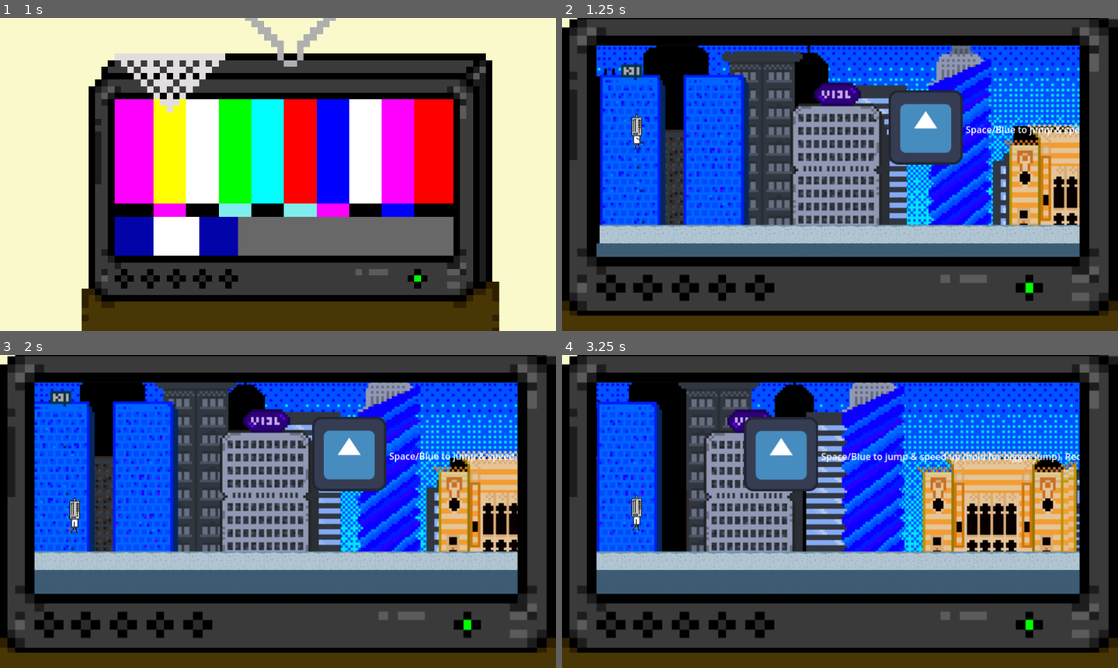
Above: before the commit, frames 1-4 (two rows, left to right).
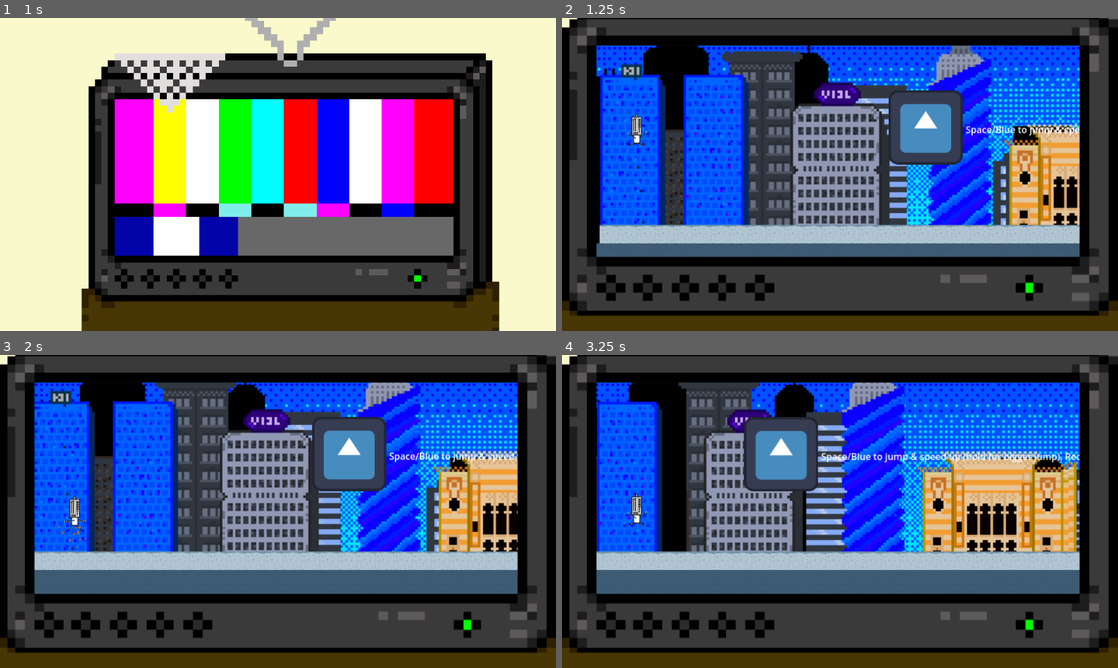
Above: after the commit, the same moments.

Repository: JosipRados01/retro-runner
Game: Godot game, scene res://loading_screen.tscn
Two runs of this game, one before a commit and one after it. Both use one fixed random seed, a clock stepped at 60 frames per second and the inputs below. The engine's default icon, where the game draws it, is replaced by a stand-in: a white triangle on a blue panel in a dark square.
Inputs:
- Up to frame 1 (1 s): hold Down (stomp) from 0.53 s (still down); tap Space (jump) at 0.77, 0.8 s
- Up to frame 2 (1.25 s): keep holding Down (stomp); tap Space (jump) at 1.07 s
- Up to frame 3 (2 s): release Down (stomp) at 1.28 s; tap Space (jump) at 1.35, 1.52, 1.82 s; tap Down (stomp) at 1.55 s
- Up to frame 4 (3.25 s): hold Down (stomp) 2.03-2.78 s; tap Space (jump) at 2.3, 3.02 s; tap Down (stomp) at 2.85 s

Frame 1 is identical in both runs. In frame 2, 0.1% of the frame differs, in the area x 11-16%, y 30-42%; in frame 3, 0.2%, in the area x 8-16%, y 44-63%; in frame 4, 0.1%.

Commit message:
Jump animation and effects

Diff:
--- a/bounce_enemy.gd
+++ b/bounce_enemy.gd
@@ -17,6 +17,9 @@
 		$DuckNormal.visible = false
 		$DuckSquished.visible = true
 
+		# Trigger splash particles
+		%splash.emitting = true
+
 		# Trigger screenshake for stomp
 		if player.has_method("trigger_stomp_shake"):
 			player.trigger_stomp_shake()
--- a/enemy.tscn
+++ b/enemy.tscn
@@ -8,6 +8,9 @@
 
 [sub_resource type="CircleShape2D" id="CircleShape2D_qi2p4"]
 radius = 18.0278
+
+[sub_resource type="Gradient" id="Gradient_epg4t"]
+colors = PackedColorArray(0, 0, 0.937255, 1, 1, 1, 1, 1)
 
 [node name="enemy" type="Area2D"]
 collision_layer = 0
@@ -28,6 +31,25 @@
 position = Vector2(0, 16)
 texture = ExtResource("1_7k104")
 
+[node name="splash" type="CPUParticles2D" parent="."]
+unique_name_in_owner = true
+position = Vector2(-1, 32)
+emitting = false
+amount = 80
+lifetime = 0.93
+one_shot = true
+explosiveness = 0.9
+emission_shape = 3
+emission_rect_extents = Vector2(20, 1)
+direction = Vector2(0.1, -1)
+spread = 26.24
+initial_velocity_min = 540.42
+initial_velocity_max = 540.42
+scale_amount_min = 2.0
+scale_amount_max = 3.0
+color = Color(0.14902, 0.694118, 1, 1)
+color_initial_ramp = SubResource("Gradient_epg4t")
+
 [node name="DuckNormal" type="Sprite2D" parent="."]
 texture_filter = 1
 position = Vector2(0, 15)
--- a/player.gd
+++ b/player.gd
@@ -39,12 +39,19 @@
 func _ready() -> void:
 	%animation.play()
 
-	# Initially hide stomp elements and show normal elements
+	# Initially hide stomp elements and jump animation, show normal elements
 	if has_node("stomp_sprite"):
 		$stomp_sprite.visible = false
 	if has_node("stomp_collision"):
 		$stomp_collision.disabled = true
 
+	# Initially hide jump animation
+	%jumpAnimation.visible = false
+
+	# Initialize run particles (should start disabled)
+	if has_node("runParticle"):
+		$runParticle.emitting = false
+
 	# Ensure normal collision is enabled initially
 	if has_node("CollisionShape2D"):
 		$CollisionShape2D.disabled = false
@@ -81,6 +88,9 @@
 			gravity_multiplier = FAST_FALL_MULTIPLIER
 
 		velocity += get_gravity() * gravity_multiplier * delta
+
+	# Update animation state
+	update_animation_state()
 
 	# Handle movement
 	var direction := 0.0
@@ -110,6 +120,9 @@
 	else:
 		velocity.x = move_toward(velocity.x, 0, SPEED)
 
+	# Handle run particles
+	handle_run_particles()
+
 	move_and_slide()
 
 func handle_jump(delta: float) -> void:
@@ -155,7 +168,6 @@
 		# Stop stomping when landing
 		if is_stomping:
 			is_stomping = false
-			show_stomp_elements(false)
 
 func update_coyote_time(delta: float) -> void:
 	# Track if we were on floor last frame
@@ -235,27 +247,35 @@
 	# Start stomping
 	if should_stomp and not is_stomping:
 		is_stomping = true
-		show_stomp_elements(true)
 		print("Started stomping")
 
 	# Stop stomping when landing or releasing stomp key
 	elif is_stomping and (is_on_floor() or not Input.is_action_pressed("stomp")):
 		is_stomping = false
-		show_stomp_elements(false)
 		print("Stopped stomping")
 
-func show_stomp_elements(show: bool):
-	if show:
-		# Show stomp elements, hide normal elements
-		%StompSprite.visible = true
-		$StompCollisionShape.disabled = false
-		%animation.visible = false
-		$regularCollisionShape.disabled = true
-	else:
-		%StompSprite.visible = false
-		$StompCollisionShape.disabled = true
-		%animation.visible = true
-		$regularCollisionShape.disabled = false
+func update_animation_state():
+	# Determine which animation should be active based on player state
+	var should_show_stomp = is_stomping
+	var should_show_jump = not is_on_floor() and not is_stomping
+	var should_show_running = is_on_floor() and not is_stomping
+
+	# Update stomp animation
+	%StompSprite.visible = should_show_stomp
+	$StompCollisionShape.disabled = not should_show_stomp
+
+	# Update jump animation
+	%jumpAnimation.visible = should_show_jump
+	if should_show_jump and not %jumpAnimation.is_playing():
+		%jumpAnimation.play()
+
+	# Update running animation
+	%animation.visible = should_show_running
+	if should_show_running and not %animation.is_playing():
+		%animation.play()
+
+	# Update collision shape - use stomp collision when stomping, regular otherwise
+	$regularCollisionShape.disabled = should_show_stomp
 
 func add_screenshake(intensity: float, duration: float):
 	# Add screenshake effect
@@ -286,3 +306,20 @@
 func trigger_stomp_shake():
 	# Trigger screenshake for enemy stomp
 	add_screenshake(5.0, 0.2)  # Stronger shake for stomp
+
+func handle_run_particles():
+	# Handle run particles - emit while holding jump input (speed boost)
+	var should_emit_run_particles = Input.is_action_pressed("jump")
+
+	if has_node("runParticle"):
+		var run_particle = $runParticle
+
+		# Start emitting particles when conditions are met
+		if should_emit_run_particles and not run_particle.emitting:
+			run_particle.emitting = true
+			print("Started run particles")
+
+		# Stop emitting particles when conditions are no longer met
+		elif not should_emit_run_particles and run_particle.emitting:
+			run_particle.emitting = false
+			print("Stopped run particles")
--- a/player.tscn
+++ b/player.tscn
@@ -1,14 +1,19 @@
-[gd_scene load_steps=12 format=3 uid="uid://ckt8gji3nlcye"]
+[gd_scene load_steps=18 format=3 uid="uid://ckt8gji3nlcye"]
 
 [ext_resource type="Script" uid="uid://8xa6rga0cc7l" path="res://player.gd" id="1_onrkg"]
 [ext_resource type="Texture2D" uid="uid://ccckng3vrfels" path="res://img/player_idle.png" id="2_onrkg"]
 [ext_resource type="Texture2D" uid="uid://67af4hi0b48l" path="res://img/spritesheet.png" id="3_i3pqv"]
+[ext_resource type="Texture2D" uid="uid://bes6616j05uml" path="res://img/jupm_spritesheet.png" id="4_hqtel"]
 
 [sub_resource type="RectangleShape2D" id="RectangleShape2D_i3pqv"]
 size = Vector2(60, 62)
 
 [sub_resource type="RectangleShape2D" id="RectangleShape2D_hqtel"]
 size = Vector2(24, 64)
+
+[sub_resource type="Gradient" id="Gradient_i3pqv"]
+offsets = PackedFloat32Array(0, 0.189573, 0.290284)
+colors = PackedColorArray(0.811765, 0.564706, 0, 1, 0.780392, 0.603922, 0, 1, 0.745098, 0.65098, 0, 0.145098)
 
 [sub_resource type="AtlasTexture" id="AtlasTexture_hqtel"]
 atlas = ExtResource("3_i3pqv")
@@ -46,9 +51,41 @@
 "speed": 6.0
 }]
 
-[sub_resource type="Gradient" id="Gradient_i3pqv"]
-offsets = PackedFloat32Array(0, 0.189573, 0.290284)
-colors = PackedColorArray(0.811765, 0.564706, 0, 1, 0.780392, 0.603922, 0, 1, 0.745098, 0.65098, 0, 0.145098)
+[sub_resource type="AtlasTexture" id="AtlasTexture_dw050"]
+atlas = ExtResource("4_hqtel")
+region = Rect2(0, 0, 64, 64)
+
+[sub_resource type="AtlasTexture" id="AtlasTexture_b26j0"]
+atlas = ExtResource("4_hqtel")
+region = Rect2(64, 0, 64, 64)
+
+[sub_resource type="AtlasTexture" id="AtlasTexture_n7ghd"]
+atlas = ExtResource("4_hqtel")
+region = Rect2(128, 0, 64, 64)
+
+[sub_resource type="AtlasTexture" id="AtlasTexture_nvl01"]
+atlas = ExtResource("4_hqtel")
+region = Rect2(192, 0, 64, 64)
+
+[sub_resource type="SpriteFrames" id="SpriteFrames_ivps1"]
+animations = [{
+"frames": [{
+"duration": 1.0,
+"texture": SubResource("AtlasTexture_dw050")
+}, {
+"duration": 1.0,
+"texture": SubResource("AtlasTexture_b26j0")
+}, {
+"duration": 1.0,
+"texture": SubResource("AtlasTexture_n7ghd")
+}, {
+"duration": 1.0,
+"texture": SubResource("AtlasTexture_nvl01")
+}],
+"loop": true,
+"name": &"default",
+"speed": 4.0
+}]
 
 [node name="player" type="CharacterBody2D"]
 collision_mask = 2
@@ -69,14 +106,8 @@
 position = Vector2(0, -32)
 texture = ExtResource("2_onrkg")
 
-[node name="animation" type="AnimatedSprite2D" parent="."]
-unique_name_in_owner = true
-position = Vector2(0, -31)
-sprite_frames = SubResource("SpriteFrames_dw050")
-frame_progress = 0.172846
-
 [node name="JumpParticle" type="CPUParticles2D" parent="."]
-position = Vector2(-7, -21)
+position = Vector2(-2, -18)
 emitting = false
 amount = 30
 lifetime = 0.45
@@ -84,9 +115,38 @@
 explosiveness = 0.25
 emission_shape = 1
 emission_sphere_radius = 5.0
-direction = Vector2(-20, 20)
+direction = Vector2(10, 20)
 initial_velocity_min = 123.41
 initial_velocity_max = 275.14
-scale_amount_max = 2.0
+scale_amount_min = 2.0
+scale_amount_max = 4.0
 color = Color(1, 0.713726, 0, 1)
 color_ramp = SubResource("Gradient_i3pqv")
+
+[node name="runParticle" type="CPUParticles2D" parent="."]
+position = Vector2(-2, -18)
+emitting = false
+amount = 50
+lifetime = 0.45
+emission_shape = 1
+emission_sphere_radius = 5.0
+direction = Vector2(-30, 0)
+gravity = Vector2(0, 280)
+initial_velocity_min = 123.41
+initial_velocity_max = 275.14
+scale_amount_min = 2.0
+scale_amount_max = 4.0
+color = Color(1, 0.713726, 0, 1)
+color_ramp = SubResource("Gradient_i3pqv")
+
+[node name="animation" type="AnimatedSprite2D" parent="."]
+unique_name_in_owner = true
+position = Vector2(0, -31)
+sprite_frames = SubResource("SpriteFrames_dw050")
+frame_progress = 0.172846
+
+[node name="jumpAnimation" type="AnimatedSprite2D" parent="."]
+unique_name_in_owner = true
+visible = false
+position = Vector2(0, -34)
+sprite_frames = SubResource("SpriteFrames_ivps1")
Not shown: 1 places in enemy.tscn that only renumber resources
Binary file added: img/jupm_spritesheet.png
Not shown, added: img/jupm_spritesheet.png.import
